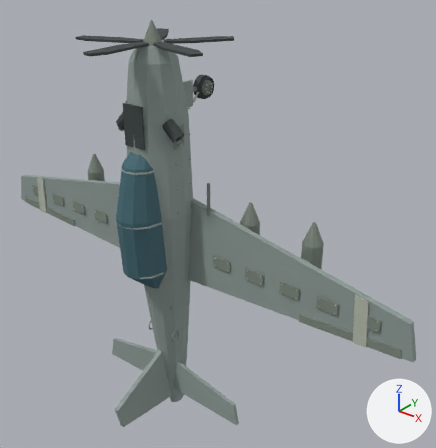
The glTF model public/models/cas.glb, before and after one commit.
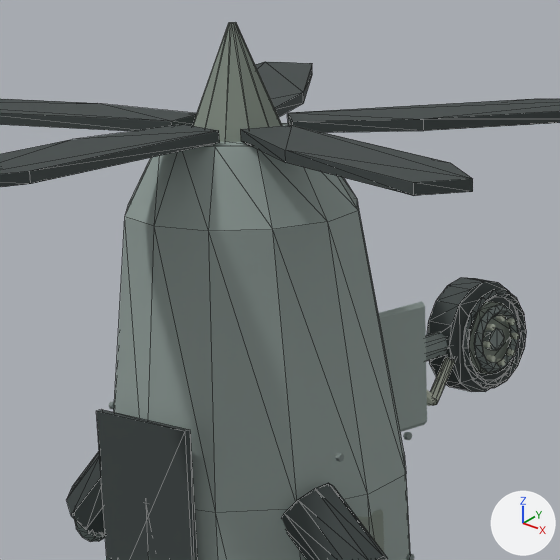
The first picture shows the older version from a 50 mm camera at (7.95, -9.69, 5.47) aimed at (0.82, -0.78, -0.06). The close-ups show the older and then the newer version on the part from 23% to 51% of the width and 3% to 30% of the height of that picture. Only the edits that show in the close-ups are written down. Every picture has the same lights, and +X, +Y and +Z are marked at lower right. The close-ups show mesh edges as thin lines. Where no turn or scale is listed for an object, it has been applied to the vertices.

Names of what the first close-up shows: 'anti_glare_panel_001', 'exhaust_001', 'exhaust_002', 'fuselage_001', 'gear_door_003', 'prop_spinner_001', 'rotor_blade_001', 'rotor_blade_002', 'rotor_blade_003', 'rotor_blade_004', 'rotor_blade_005', 'tire_003' and 20 more.
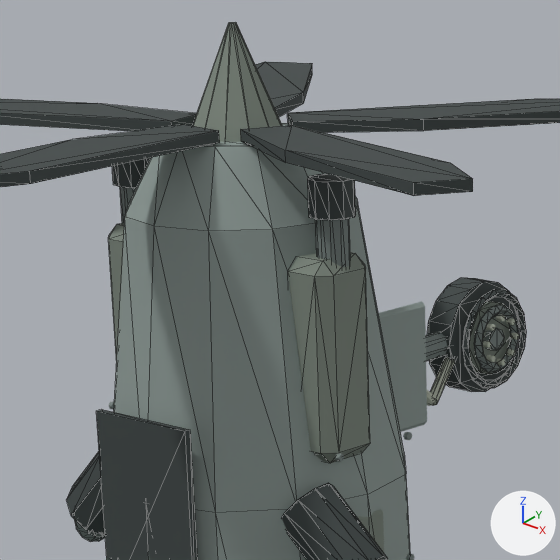
Diff of the bpy script that builds the scene:
```diff
--- a/public/models/cas.glb.py
+++ b/public/models/cas.glb.py
@@ ob_cowl_cannon_fairing_002 @@
+ob_cowl_cannon_fairing_002 = bpy.data.objects.new('cowl_cannon_fairing_002', me_module_cowl_cannon_fairing)  # 24 vertices, 44 faces; spans x -0.12..0.12, y -0.14..0.14, z -0.39..0.39; in mat_shade_003 (grey #7e897e)
+ob_cowl_cannon_fairing_002.parent = ob_mount_cowl_cannon_fairing_002
+ob_cowl_cannon_fairing_002.location = (0.0, 0.0, 0.0)
@@ ob_mount_cowl_cannon_fairing_002 @@
+ob_mount_cowl_cannon_fairing_002 = bpy.data.objects.new('Mount_cowl_cannon_fairing_002', None)
+ob_mount_cowl_cannon_fairing_002.parent = ob_assembly_hull
+ob_mount_cowl_cannon_fairing_002.location = (0.49, -1.69, 2.85)
@@ ob_cowl_cannon_fairing_001 @@
+ob_cowl_cannon_fairing_001 = bpy.data.objects.new('cowl_cannon_fairing_001', me_module_cowl_cannon_fairing)  # 24 vertices, 44 faces; spans x -0.12..0.12, y -0.14..0.14, z -0.39..0.39; in mat_shade_003 (grey #7e897e)
+ob_cowl_cannon_fairing_001.parent = ob_mount_cowl_cannon_fairing_001
+ob_cowl_cannon_fairing_001.location = (0.0, 0.0, 0.0)
@@ ob_mount_cowl_cannon_fairing_001 @@
+ob_mount_cowl_cannon_fairing_001 = bpy.data.objects.new('Mount_cowl_cannon_fairing_001', None)
+ob_mount_cowl_cannon_fairing_001.parent = ob_assembly_hull
+ob_mount_cowl_cannon_fairing_001.location = (-0.49, -1.69, 2.85)
@@ ob_cowl_cannon_muzzle_002 @@
+ob_cowl_cannon_muzzle_002 = bpy.data.objects.new('cowl_cannon_muzzle_002', me_module_cowl_cannon_muzzle)  # a 10-sided cylinder along y spanning x -0.086..0.086, y -0.07..0.07, z -0.09..0.09; in mat_rubber_003 (dark grey #3c4444)
+ob_cowl_cannon_muzzle_002.parent = ob_mount_cowl_cannon_muzzle_002
+ob_cowl_cannon_muzzle_002.location = (0.0, 0.0, 0.0)
@@ ob_mount_cowl_cannon_muzzle_002 @@
+ob_mount_cowl_cannon_muzzle_002 = bpy.data.objects.new('Mount_cowl_cannon_muzzle_002', None)
+ob_mount_cowl_cannon_muzzle_002.parent = ob_assembly_cannon_r
+ob_mount_cowl_cannon_muzzle_002.location = (0.0, 0.0, 0.55)
+ob_mount_cowl_cannon_muzzle_002.rotation_euler = (-1.571, 0.0, -3.142)  # degrees (-90, 0, -180)
@@ ob_assembly_cannon_r @@
+ob_assembly_cannon_r = bpy.data.objects.new('Assembly_cannon_R', None)
+ob_assembly_cannon_r.parent = ob_gc_cas
+ob_assembly_cannon_r.location = (0.53, -1.69, 2.91)
@@ ob_cowl_cannon_barrel_002 @@
+ob_cowl_cannon_barrel_002 = bpy.data.objects.new('cowl_cannon_barrel_002', me_module_cowl_cannon_barrel)  # a 10-sided cylinder along y spanning x -0.062..0.062, y -0.285..0.285, z -0.065..0.065; in mat_steel_003 (grey #798481)
+ob_cowl_cannon_barrel_002.parent = ob_mount_cowl_cannon_barrel_002
+ob_cowl_cannon_barrel_002.location = (0.0, 0.0, 0.0)
@@ ob_mount_cowl_cannon_barrel_002 @@
+ob_mount_cowl_cannon_barrel_002 = bpy.data.objects.new('Mount_cowl_cannon_barrel_002', None)
+ob_mount_cowl_cannon_barrel_002.parent = ob_assembly_cannon_r
+ob_mount_cowl_cannon_barrel_002.location = (0.0, 0.0, 0.285)
+ob_mount_cowl_cannon_barrel_002.rotation_euler = (-1.571, 0.0, -3.142)  # degrees (-90, 0, -180)
@@ ob_cowl_cannon_muzzle_001 @@
+ob_cowl_cannon_muzzle_001 = bpy.data.objects.new('cowl_cannon_muzzle_001', me_module_cowl_cannon_muzzle)  # a 10-sided cylinder along y spanning x -0.086..0.086, y -0.07..0.07, z -0.09..0.09; in mat_rubber_003 (dark grey #3c4444)
+ob_cowl_cannon_muzzle_001.parent = ob_mount_cowl_cannon_muzzle_001
+ob_cowl_cannon_muzzle_001.location = (0.0, 0.0, 0.0)
@@ ob_mount_cowl_cannon_muzzle_001 @@
+ob_mount_cowl_cannon_muzzle_001 = bpy.data.objects.new('Mount_cowl_cannon_muzzle_001', None)
+ob_mount_cowl_cannon_muzzle_001.parent = ob_assembly_cannon_l
+ob_mount_cowl_cannon_muzzle_001.location = (0.0, 0.0, 0.55)
+ob_mount_cowl_cannon_muzzle_001.rotation_euler = (-1.571, 0.0, -3.142)  # degrees (-90, 0, -180)
@@ ob_assembly_cannon_l @@
+ob_assembly_cannon_l = bpy.data.objects.new('Assembly_cannon_L', None)
+ob_assembly_cannon_l.parent = ob_gc_cas
+ob_assembly_cannon_l.location = (-0.53, -1.69, 2.91)
@@ ob_cowl_cannon_barrel_001 @@
+ob_cowl_cannon_barrel_001 = bpy.data.objects.new('cowl_cannon_barrel_001', me_module_cowl_cannon_barrel)  # a 10-sided cylinder along y spanning x -0.062..0.062, y -0.285..0.285, z -0.065..0.065; in mat_steel_003 (grey #798481)
+ob_cowl_cannon_barrel_001.parent = ob_mount_cowl_cannon_barrel_001
+ob_cowl_cannon_barrel_001.location = (0.0, 0.0, 0.0)
@@ ob_mount_cowl_cannon_barrel_001 @@
+ob_mount_cowl_cannon_barrel_001 = bpy.data.objects.new('Mount_cowl_cannon_barrel_001', None)
+ob_mount_cowl_cannon_barrel_001.parent = ob_assembly_cannon_l
+ob_mount_cowl_cannon_barrel_001.location = (0.0, 0.0, 0.285)
+ob_mount_cowl_cannon_barrel_001.rotation_euler = (-1.571, 0.0, -3.142)  # degrees (-90, 0, -180)
```

Where the change shows, as pixel boxes (x1, y1, x2, y2) in the close-ups (560 x 560 px):
'cowl_cannon_fairing_002', added
    after: (288, 252, 370, 463)
'cowl_cannon_muzzle_002', added
    after: (308, 174, 356, 220)
'cowl_cannon_barrel_002', added
    after: (316, 219, 350, 267)
'cowl_cannon_fairing_001', added
    after: (108, 223, 124, 363)
'cowl_cannon_muzzle_001', added
    after: (112, 158, 150, 188)
'cowl_cannon_barrel_001', added
    after: (120, 187, 136, 224)
